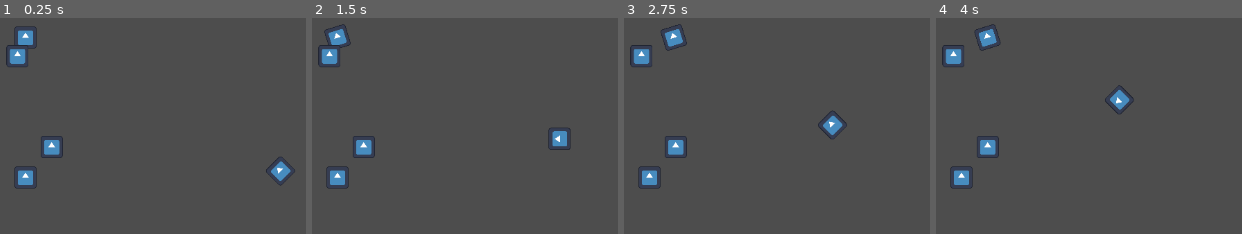
Above: before the commit, frames 1-4 (left to right).
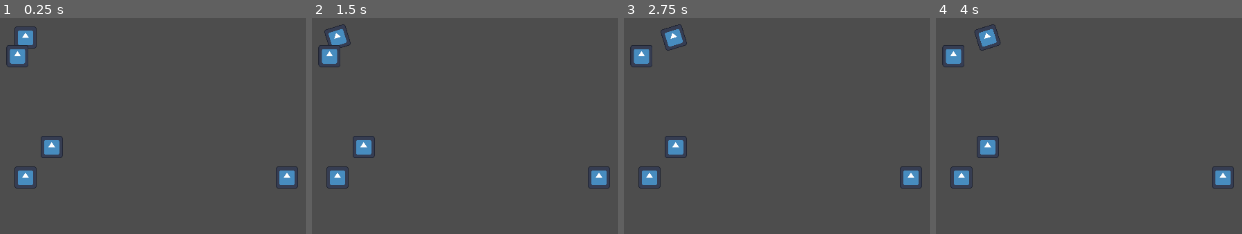
Above: after the commit, the same moments.

Repository: cbcerquiaga/Sandals-of-Blood
Game: Godot game, scene res://match_scene.tscn
Two runs of this game, one before a commit and one after it. Both use one fixed random seed, a clock stepped at 60 frames per second and the inputs below. The engine's default icon, where the game draws it, is replaced by a stand-in: a white triangle on a blue panel in a dark square.
Inputs:
- Up to frame 1 (0.25 s): no input
- Up to frame 2 (1.5 s): hold Right (move_right) 0.53-1.28 s; tap Space at 0.77 s; hold Down (move_down) from 1.28 s (still down)
- Up to frame 3 (2.75 s): tap Space at 1.52 s; release Down (move_down) at 2.03 s; hold Right (move_right) from 2.03 s (still down)
- Up to frame 4 (4 s): release Right (move_right) at 2.78 s; hold Up (move_up) 2.78-3.53 s; tap Space at 3.02, 3.77 s; hold A (move_left) from 3.53 s (still down)

The runs differ from the first frame. In frame 1, 0.7% of the frame differs, in the area x 86-98%, y 64-80%; in frame 2, 1.0%; in frame 3, 1.0%; in frame 4, 1.0%, in the area x 55-98%, y 31-80%.

Commit message:
Receiver waits until catcher has the ball to run
Now the receivers won't be in the middle of play if the batter hits it

Diff:
--- a/match_scene.tscn
+++ b/match_scene.tscn
@@ -89,6 +89,7 @@
 [connection signal="throw_ball" from="Pitcher" to="Ball" method="_on_pitcher_throw_ball"]
 [connection signal="throw_ball" from="Pitcher" to="Catcher" method="_on_pitcher_throw_ball"]
 [connection signal="caught_ball" from="Catcher/CatchCollision" to="Ball" method="_on_caught_ball"]
+[connection signal="caught_ball" from="Catcher/CatchCollision" to="Receiver" method="_on_catch_collision_caught_ball"]
 [connection signal="fumbled_ball" from="Catcher/CatchCollision" to="Ball" method="_on_fumbled_ball"]
 [connection signal="caught_ball" from="Receiver/CatchCollision" to="Ball" method="_on_caught_ball"]
 [connection signal="fumbled_ball" from="Receiver/CatchCollision" to="Ball" method="_on_fumbled_ball"]
--- a/offense_route.gd
+++ b/offense_route.gd
@@ -21,7 +21,7 @@
 	var tempo = nextTempo()
 	var move = [dir, tempo]
 	currentMove = currentMove + 1
-	print(str(currentMove))
+	#print(str(currentMove))
 	return move
 
 func nextDirection():
--- a/receiver.gd
+++ b/receiver.gd
@@ -6,6 +6,7 @@
 var move
 var move_dir: Vector2
 var playerSpeed = 300
+var running = false
 
 
 func _ready():
@@ -18,37 +19,45 @@
 
 func _physics_process(delta: float) -> void:
 	#print("("+str(move[0])+", "+str(move[1])+")" + str(frame))
-	frame = frame + 1
-	if (frame >= rate):
-		move = route.nextMove()
-		frame = 0
-	#get the direction
-	if (move[0] == "N"):
-		rotation = 0
-		move_dir = Vector2(0,-1)
-	elif (move[0] == "NW"):
-		move_dir = Vector2(-1,-1)
-		rotation = 7*PI/4
-	elif (move[0] == "W"):
-		move_dir = Vector2(-1,0)
-		rotation = 3*PI/2
-	elif (move[0] == "SW"):
-		move_dir = Vector2(-1,1)
-		rotation = 5*PI/4
-	elif (move[0] == "S"):
-		move_dir = Vector2(0,1)
-		rotation = PI
-	elif (move[0] == "SE"):
-		move_dir = Vector2(1,1)
-		rotation = 3*PI/4
-	elif (move[0] == "E"):
-		move_dir = Vector2(0,1)
-		rotation = PI/2
-	elif (move[0] == "NE"):
-		move_dir = Vector2(1,-1)
-		rotation = PI/4
-		#calculate the speed
-	var realSpeed = speed * (move[1])/2
-	velocity = realSpeed * move_dir #0=stop, 1 = half speed, 2 = max speed
-	print(str(move[0] + str(move_dir)))
-	move_and_slide()
+	if running:
+		frame = frame + 1
+		if (frame >= rate):
+			move = route.nextMove()
+			frame = 0
+		#get the direction
+		if (move[0] == "N"):
+			rotation = 0
+			move_dir = Vector2(0,-1)
+		elif (move[0] == "NW"):
+			move_dir = Vector2(-1,-1)
+			rotation = 7*PI/4
+		elif (move[0] == "W"):
+			move_dir = Vector2(-1,0)
+			rotation = 3*PI/2
+		elif (move[0] == "SW"):
+			move_dir = Vector2(-1,1)
+			rotation = 5*PI/4
+		elif (move[0] == "S"):
+			move_dir = Vector2(0,1)
+			rotation = PI
+		elif (move[0] == "SE"):
+			move_dir = Vector2(1,1)
+			rotation = 3*PI/4
+		elif (move[0] == "E"):
+			move_dir = Vector2(0,1)
+			rotation = PI/2
+		elif (move[0] == "NE"):
+			move_dir = Vector2(1,-1)
+			rotation = PI/4
+			#calculate the speed
+		var realSpeed = speed * (move[1])/2
+		velocity = realSpeed * move_dir #0=stop, 1 = half speed, 2 = max speed
+		#print(str(move[0] + str(move_dir)))
+		move_and_slide()
+
+
+#triggers route running
+func _on_catch_collision_caught_ball(player: Variant) -> void:
+	if !running:
+		running = true
+	pass
